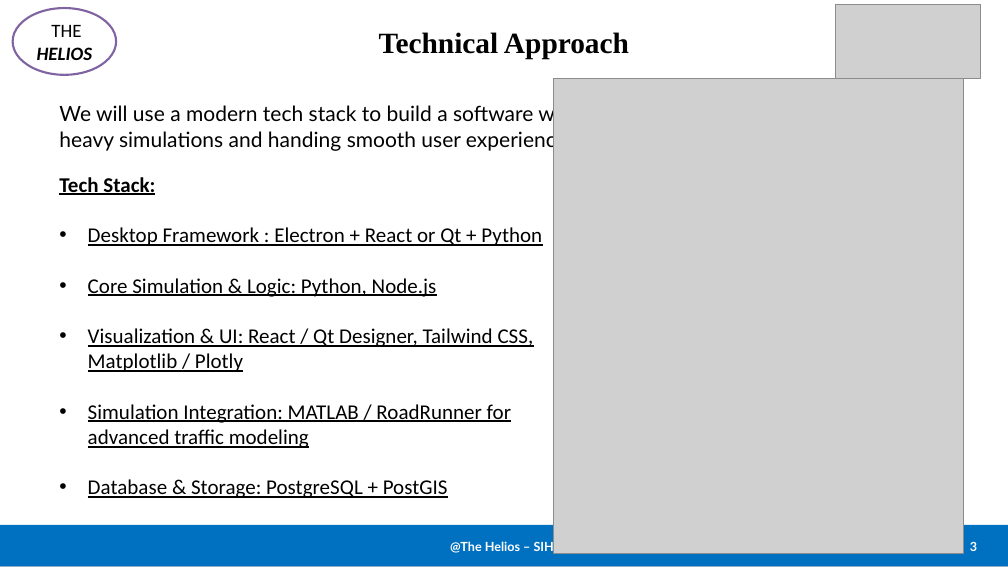
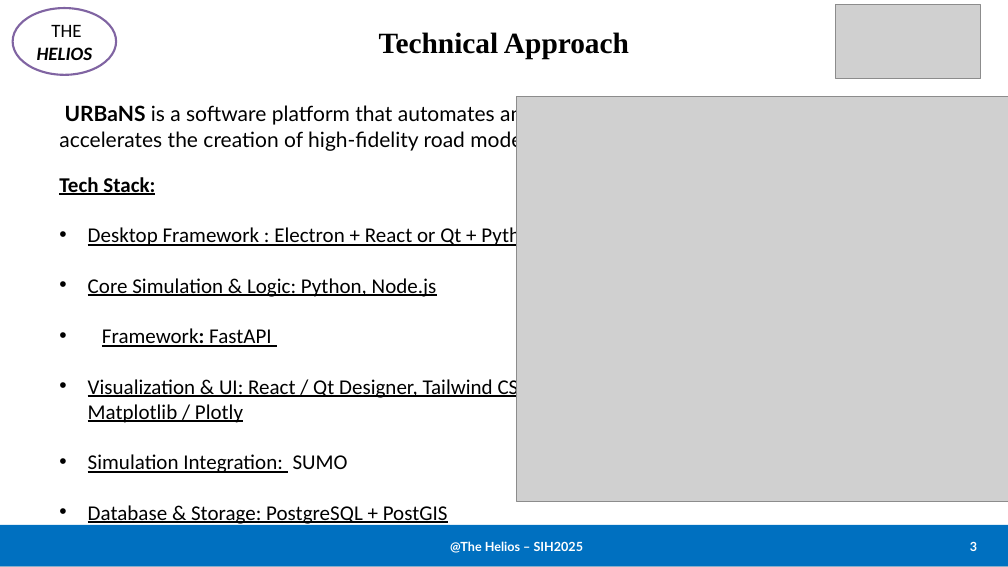
Before and after one commit to vrushal09/URBaNS, a slide deck: slide 3 of Docs/Helios_URBaNS.pptx. Drawn at 1008x567 pixels with LibreOffice and Linux fonts; fonts in the diff are those of the drawing; grey boxes stand for pictures. Boxes give left, top, right and bottom in pixels: in the first picture for what was removed or moved away, otherwise in the second. Text is boxed around its words. In the diff, an @@ line names an element or a change of style, - is before the commit and + after.

```diff
--- a/Docs/Helios_URBaNS.pptx
+++ b/Docs/Helios_URBaNS.pptx
@@ text at [59, 103, 541, 151]: text changed @@
-We will use a modern tech stack to build a software which is optimized for running heavy simulations and handing smooth user experience.
+URBaNS is a software platform that automates and accelerates the creation of high-fidelity road models.
@@ picture: place and size @@
-picture at [554, 79, 964, 554]
+picture at [517, 96, 1008, 501]
@@ text at [102, 328, 271, 347]: paragraph added @@
+• Framework: FastAPI
@@ text at [88, 454, 348, 473]: text changed @@
-• Simulation Integration: MATLAB / RoadRunner for advanced traffic modeling
+• Simulation Integration: SUMO
```
Also in this commit, not shown: 4 other slides changed.
